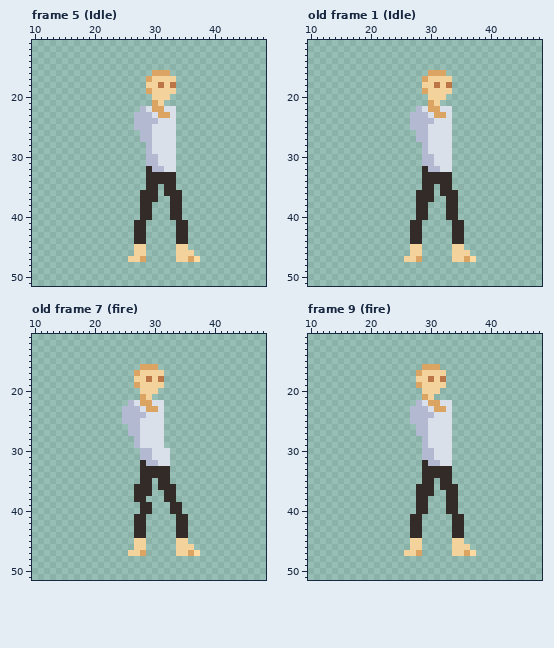
Pixel-art file: concept/player_animation.aseprite. Above is the file before it was changed.
64x64 pixels, 22 frames. Shown: frame 5 (Idle): x 10..48, y 11..51; old frame 1 (Idle): x 10..48, y 11..51; old frame 7 (fire): x 10..48, y 11..51; frame 9 (fire): x 10..48, y 11..51. The commit also changed other frames, which this record leaves out.
After:
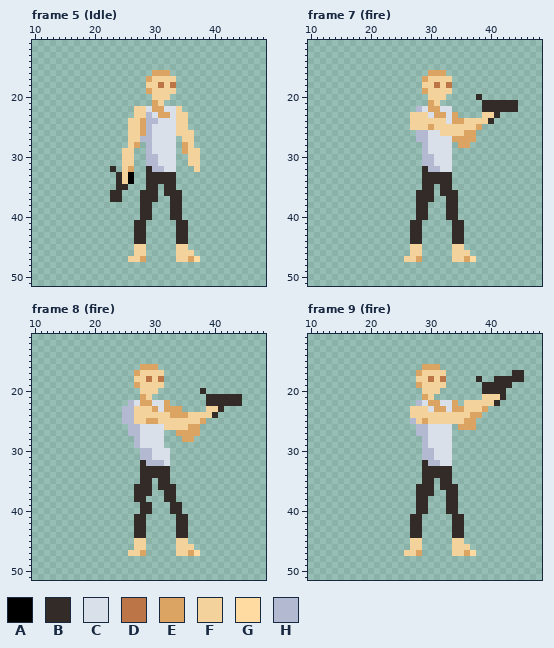
Palette (. is transparent): A #000000  B #322b28  C #dae0ea  D #bb7547  E #dba463  F #f4d29c  G #ffdba2  H #b3b9d1
A new or re-ordered frame is compared with the old frame closest to it.
The exact change:
layer "arms" now shown
frames re-ordered
Changed rows in their new state; - is an unchanged pixel.
Frame 5 (Idle), layer "arms":
first column x 23:
22 ----FF-----F---
23 ----FF-----FF--
24 ---FFE-----FF--
25 ---FFE-----FF--
26 ---FFE-----FFF-
27 ---FF-------FF-
28 ---FE-------EF-
29 --FF--------EFF
30 --FF---------FF
31 --FF---------FF
32 B-FE----------F
33 -BFA-----------
34 -BFA-----------
35 -BB------------
36 BB-------------
37 BB-------------
Frame 7 (fire) against old frame 1 (Idle), layer "arms":
first column x 27:
20 -----------B------
21 ------------BBBBBB
22 ------------BBBBBB
23 FFF----E----FFB---
24 FFFFFF-EEFFFFB----
25 FFFEFFFFFFFE------
26 -----FFFFEE-------
27 -------EEEE-------
28 --------EE--------
Frame 8 (fire) against old frame 7 (fire), layer "arms":
first column x 27:
20 -----------B------
21 ------------BBBBBB
22 -----E------BBBBBB
23 FFF--EEE----FFB---
24 FFFFFFEEEFFFFB----
25 FFEEFFFFFFFE------
26 -----FFFFEE-------
27 -------EEEE-------
28 --------EE--------
first column x 31:
32 H
Frame 9 (fire), layer "arms":
first column x 27:
17 -----------------BB
18 -----------B--BBBBB
19 ------------BBBBB--
20 ------------BBBB---
21 ------------FFFB---
22 -------E-FFFFFB----
23 FFF----EEFFFE------
24 FFFFFFFFFFEE-------
25 -FEFFFFFFEE--------
26 --------EEE--------
Where, in picture pixels (left, top, right, bottom), the same in both pictures:
changed: (110, 106, 146, 202)
added: (176, 106, 200, 172)
changed: (410, 94, 518, 148)
changed: (134, 388, 242, 442)
changed: (158, 460, 164, 466)
changed: (410, 370, 524, 430)
